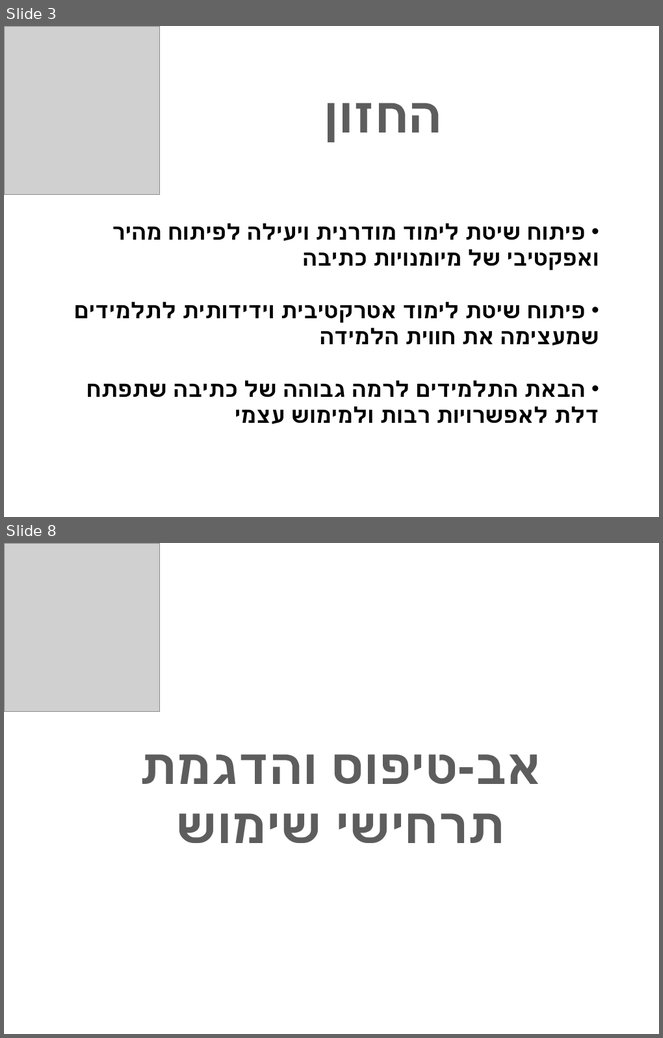
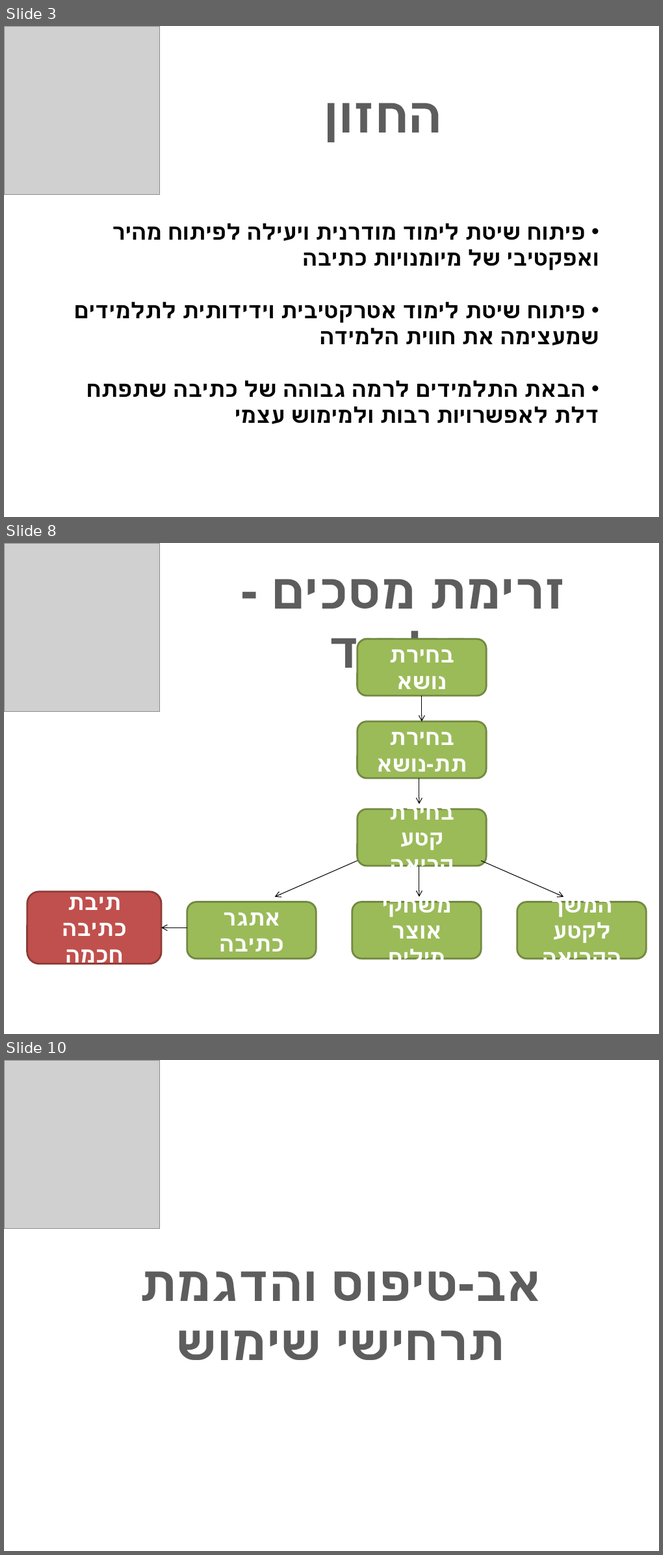
Before and after one commit to roypillar/Michtava, a slide deck: מצגת לסמינר/מצגת הפרויקט.pptx. Shown one above the other, each under a label of ours: slides 3 and 8 before the commit, slides 3, 8 and 10 after it; the slides between them are not shown. The pictures are 663x1038 and 663x1555 pixels, drawn with LibreOffice and Linux fonts; fonts in the diff are those of the drawing; grey boxes stand for pictures; background and template pictures are left out. Boxes give left, top, right and bottom in pixels: in the first picture for what was removed or moved away, otherwise in the second. Text is boxed around its words. In the diff, an @@ line names an element or a change of style, - is before the commit and + after.

```diff
--- a/מצגת לסמינר/מצגת הפרויקט.pptx
+++ b/מצגת לסמינר/מצגת הפרויקט.pptx
@@ slide 8 added at [4,543,659,1034], background picture (left out) @@
@@ picture added at [4,543,160,712] @@
@@ text added at [329,579,566,681], 54 pt, text gradient #555555 to #5D5D5D to #000000, bold @@
+זרימת מסכים - תלמיד
@@ rounded rectangle added at [357,639,486,696], fill #9BBB59, outline #738A42 2 pt, 24 pt, text #FFFFFF, bold @@
+בחירת נושא
@@ arrow added from (422, 696) to (422, 722), #000000 0.75 pt @@
@@ rounded rectangle added at [357,722,486,779], fill #9BBB59, outline #738A42 2 pt, 24 pt, text #FFFFFF, bold @@
+בחירת תת-נושא
@@ arrow added from (419, 778) to (419, 804), #000000 0.75 pt @@
@@ rounded rectangle added at [357,809,486,866], fill #9BBB59, outline #738A42 2 pt, 24 pt, text #FFFFFF, bold @@
+בחירת קטע קריאה
@@ arrow added from (357, 861) to (274, 897), #000000 0.75 pt @@
@@ arrow added from (419, 866) to (419, 897), #000000 0.75 pt @@
@@ arrow added from (481, 861) to (564, 897), #000000 0.75 pt @@
@@ rounded rectangle added at [27,891,161,964], fill #C0504D, outline #8E3B39 2 pt, 24 pt, text #FFFFFF, bold @@
+תיבת כתיבה חכמה
@@ rounded rectangle added at [187,902,317,959], fill #9BBB59, outline #738A42 2 pt, 24 pt, text #FFFFFF, bold @@
+אתגר כתיבה
@@ rounded rectangle added at [352,902,481,959], fill #9BBB59, outline #738A42 2 pt, 24 pt, text #FFFFFF, bold @@
+משחקי אוצר מילים
@@ rounded rectangle added at [517,902,646,959], fill #9BBB59, outline #738A42 2 pt, 24 pt, text #FFFFFF, bold @@
+המשך לקטע הקריאה
@@ arrow added from (187, 928) to (161, 928), #000000 0.75 pt @@
@@ what was slide 8 is now slide 10 @@
```
Also in this commit, not shown: 8 slides changed, 3 other slides added.
